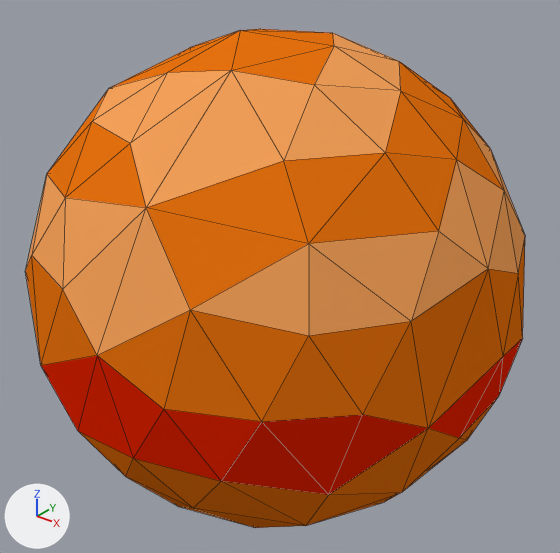
An edit to the Blender file Assets/Objects/Planets/Jupiter.blend, drawn before and after from the same camera.
Camera for both pictures: a 50 mm lens placed at (29.9, -37.1, 23.2), pointed at (-0.2, 0.5, -0.2). Every picture has the same lights, and +X, +Y and +Z are marked at lower left. Mesh edges are drawn as thin lines.

Script lines for the objects in view, before the commit:
```python
me_icosphere = bpy.data.meshes.new('Icosphere')
me_icosphere.from_pydata(...)  # 122 vertices, 240 faces; spans x -1.0..1.0, y -1.0..1.0, z -1.0..1.0
# faces by material slot: [70, 137, 33]
me_icosphere.materials.append(mat_material_002)  # orange #f5a15a
me_icosphere.materials.append(mat_material_001)  # orange #e77210
me_icosphere.materials.append(mat_material_003)  # red #e72600
ob_icosphere = bpy.data.objects.new('Icosphere', me_icosphere)
ob_icosphere.location = (0.0, 0.0, 0.0)
ob_icosphere.scale = (16.2, 16.2, 16.2)
```
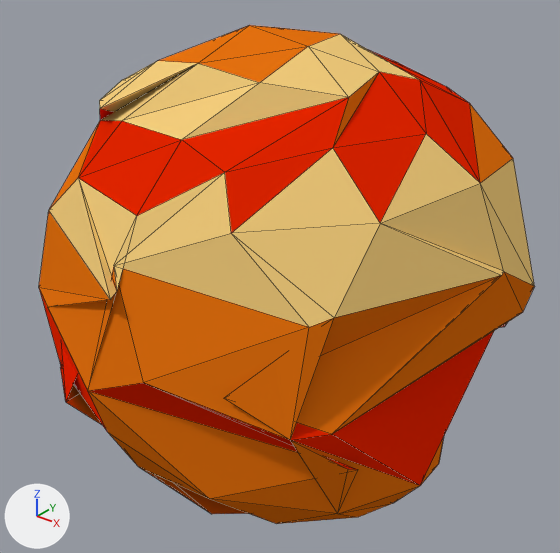
Where the change shows, as pixel boxes (x1, y1, x2, y2) in the pictures (560 x 553 px; the box of a moved part takes in the faces that stretch with it):
'Icosphere', reshaped, recoloured: before (26, 29, 525, 528); after (39, 25, 534, 524)
part 1 of me_icosphere, moved or reshaped: before (26, 29, 525, 528); after (39, 25, 534, 524)

Diff of the bpy script that builds the scene:
```diff
--- a/Assets/Objects/Planets/Jupiter.blend.py
+++ b/Assets/Objects/Planets/Jupiter.blend.py
@@ mat_jupiter_1 @@
+mat_jupiter_1 = diffuse_material('Jupiter_1')
+mat_jupiter_1.base_color = (0.911, 0.616, 0.203)  # beige #f5ce7c
@@ me_icosphere @@
 # used by ob_icosphere; location = (0.0, 0.0, 0.0); scale = (16.2, 16.2, 16.2)
-me_icosphere.from_pydata(...)  # 122 vertices, 240 faces; spans x -1.0..1.0, y -1.0..1.0, z -1.0..1.0
+me_icosphere.from_pydata(...)  # 122 vertices, 240 faces; spans x -1.02..0.96, y -0.93..1.07, z -1.0..1.0
+# me_icosphere part 1: 122 of 122 vertices moved; they spanned x -1.0..1.0, y -1.0..1.0, z -1.0..1.0 and now span x -1.02..0.96, y -0.93..1.07, z -1.0..1.0; mean shift (-0.03, 0.04, 0.0); largest move (0.07, -1.0, 0.13) -> (-1.01, 0.28, 0.13)
+# me_icosphere part 2: all 70 faces that had it switch from mat_material_002 (orange #f5a15a) to mat_jupiter_1 (beige #f5ce7c)
+# me_icosphere part 3: 16 of the faces centred in x -0.66..0.74, y -0.65..0.66, z 0.58..0.82 switch from mat_material_001 (orange #e77210) to mat_material_003 (red #e72600)
+# me_icosphere part 4: 4 of the faces centred in x -0.79..-0.51, y -0.53..0.0, z 0.55..0.66 switch from mat_material_001 (orange #e77210) to mat_material_003 (red #e72600)
+# me_icosphere part 5: 1 of the faces centred in x -0.06, y -0.77, z 0.61 switch from mat_material_001 (orange #e77210) to mat_material_003 (red #e72600)
```
